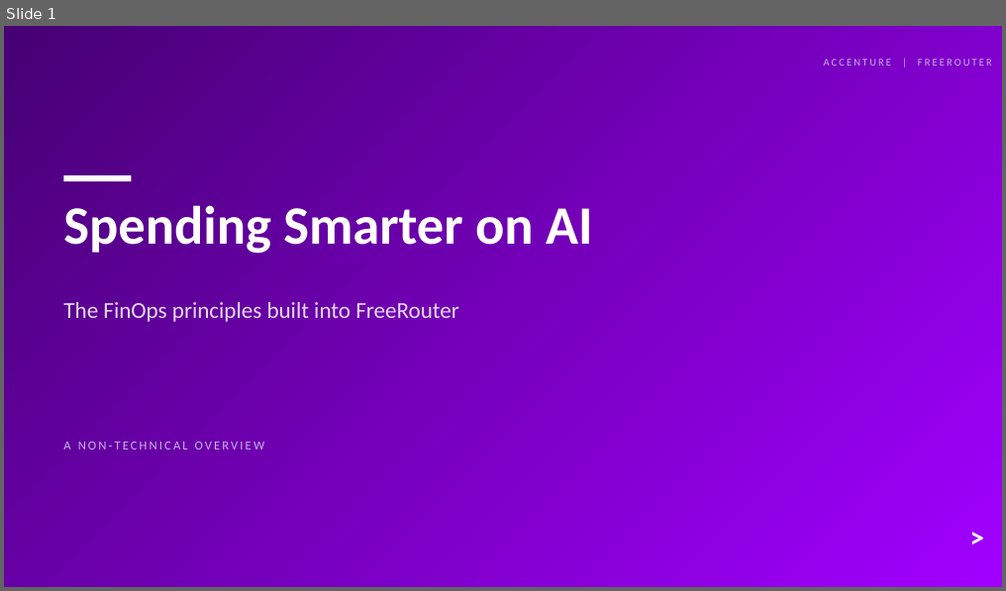
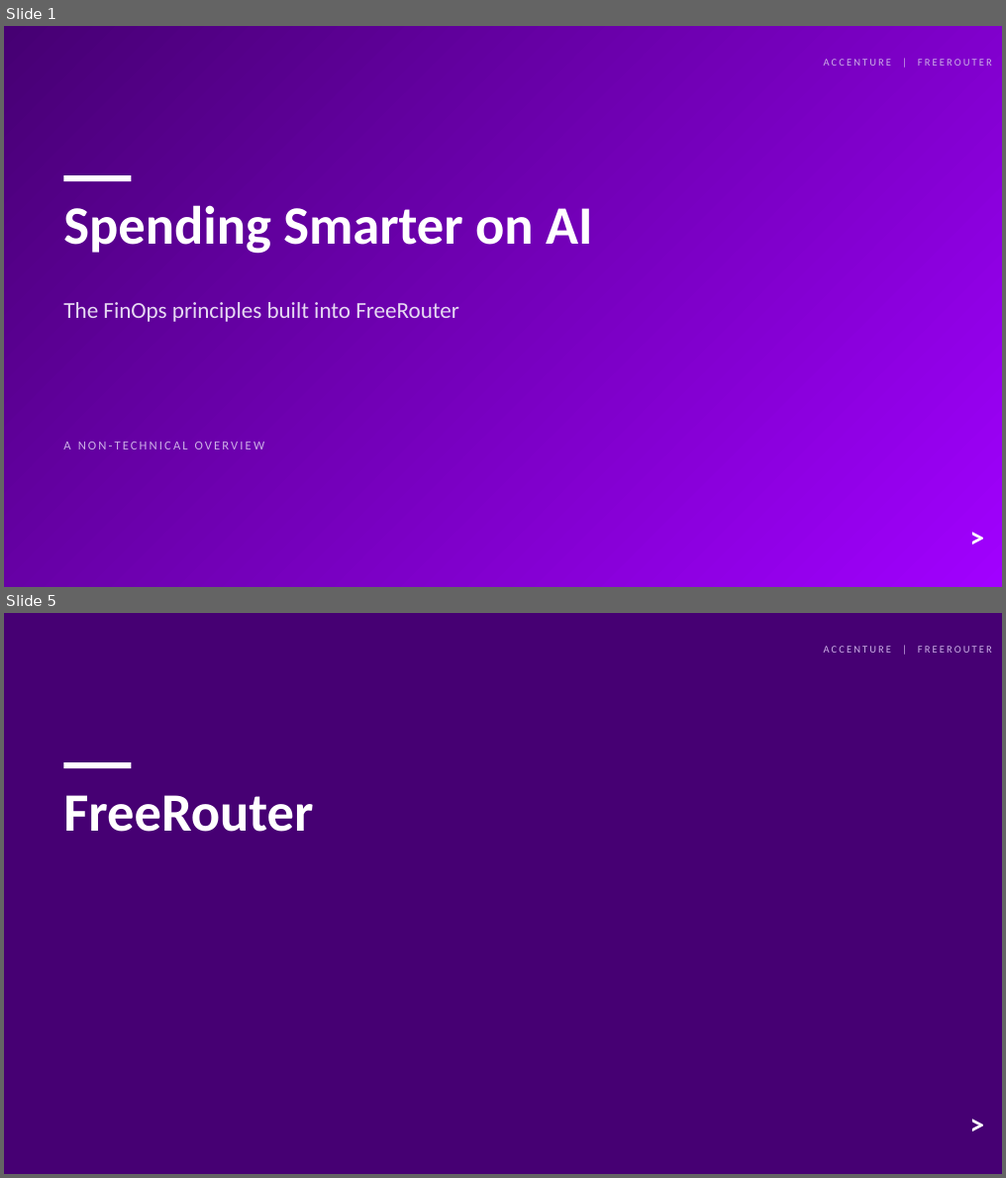
Before and after one commit to ahujrajat/freerouter, a slide deck: docs/Freerouter-FinOps-Presentation.pptx. Shown one above the other, each under a label of ours: slide 1 before the commit, slides 1 and 5 after it; the slides between them are not shown. The pictures are 1006x591 and 1006x1178 pixels, drawn with LibreOffice and Linux fonts; fonts in the diff are those of the drawing. Boxes give left, top, right and bottom in pixels: in the first picture for what was removed or moved away, otherwise in the second. Text is boxed around its words. In the diff, an @@ line names an element or a change of style, - is before the commit and + after.

```diff
--- a/docs/Freerouter-FinOps-Presentation.pptx
+++ b/docs/Freerouter-FinOps-Presentation.pptx
@@ slide 5 added at (4, 613, 1002, 1174), background #FFFFFF @@
@@ rectangle added at (4, 613, 1002, 1174), fill #460073 @@
@@ text added at (824, 646, 992, 653), 10 pt, text #CCB0E6 @@
+ACCENTURE | FREEROUTER
@@ rectangle added at (63, 762, 132, 768), fill #FFFFFF @@
@@ text added at (63, 795, 313, 832), 52 pt, text #FFFFFF, bold @@
+FreeRouter
@@ text added at (933, 1106, 985, 1141), 28 pt, text #FFFFFF, bold @@
+>
```
Also in this commit, not shown: 13 slides changed, 5 other slides added, 1 slide removed, 2 other files.
